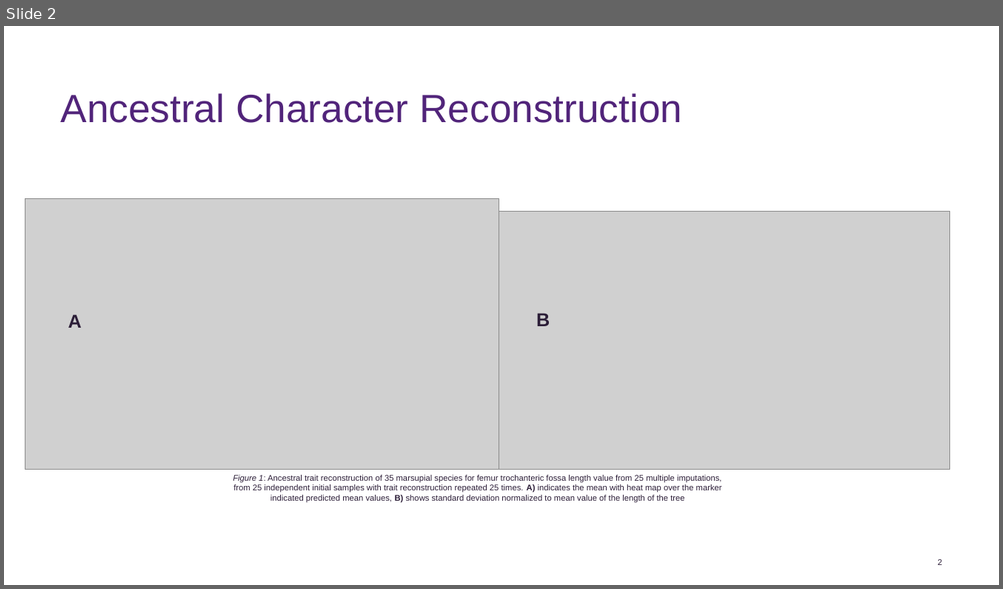
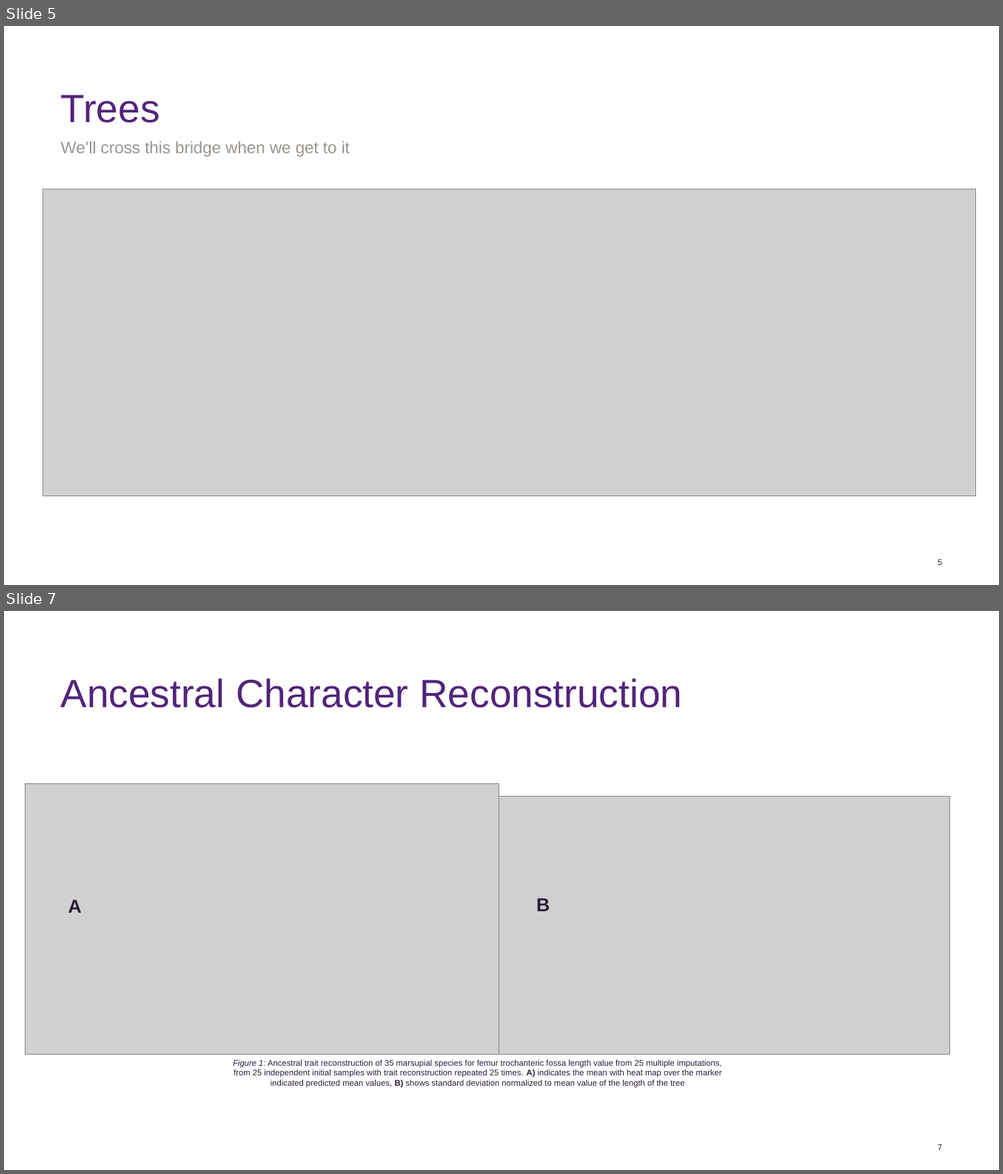
Before and after one commit to Merodoc/Phylo_MI_SDE, a slide deck: We’ll Cross That Bridge When We Get There.pptx. Shown one above the other, each under a label of ours: slide 2 before the commit, slides 5 and 7 after it; the slides between them are not shown. The pictures are 1003x589 and 1003x1174 pixels, drawn with LibreOffice and Linux fonts; fonts in the diff are those of the drawing; grey boxes stand for pictures; background and template pictures are left out. Boxes give left, top, right and bottom in pixels: in the first picture for what was removed or moved away, otherwise in the second. Text is boxed around its words. In the diff, an @@ line names an element or a change of style, - is before the commit and + after.

```diff
--- a/We’ll Cross That Bridge When We Get There.pptx
+++ b/We’ll Cross That Bridge When We Get There.pptx
@@ slide 5 added at (4, 26, 999, 585), background #FFFFFF @@
@@ title added at (61, 95, 160, 123), 38 pt, text #51247A @@
+Trees
@@ text added at (61, 141, 350, 157), 16 pt, text #999490 @@
+We’ll cross this bridge when we get to it
@@ picture added at (42, 190, 975, 497) @@
@@ page number added at (937, 560, 942, 565), 8 pt, text #2B1D37 @@
+5
@@ what was slide 2 is now slide 7 @@
@@ page number at (937, 1145, 942, 1150): text changed @@
-2
+7
```
Also in this commit, not shown: 1 slide changed, 4 other slides added.
